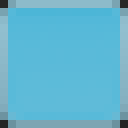
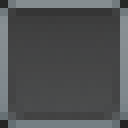
Comparing the layer stacks of the two 128×128 images. Changes:
painted on "Слой 2" over [0, 0, 128, 128]
